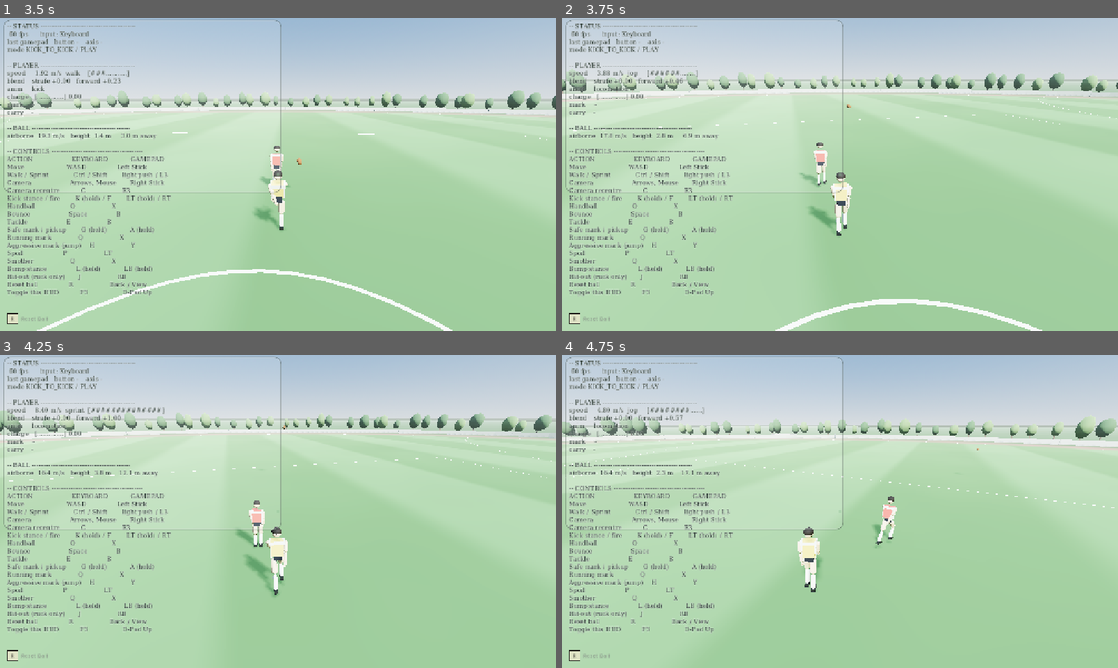
Above: before the commit, frames 1-4 (two rows, left to right).
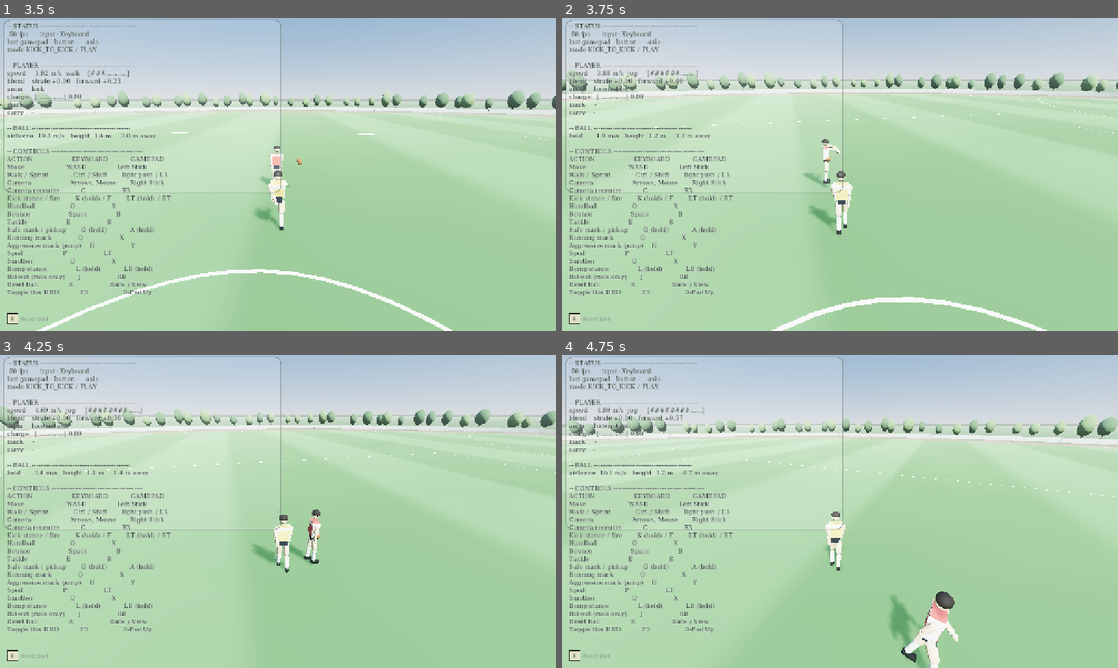
Above: after the commit, the same moments.

Repository: Yaandle/aussie-rules2
Game: Godot game, scene res://scenes/modes/kick_to_kick.tscn
The game is run twice, just before and just after one commit, with the same random seed, the same clock (stepped at 60 frames per second) and the same inputs. This scene is started directly instead of the project's main scene.
Inputs (mouse positions are in pixels of both pictures, inside the frame that each line leads up to):
- Up to frame 1 (3.5 s): tap Enter (ui_accept) at 0.5, 0.77, 1.52, 3.02 s; move the mouse to (305, 174) at 0.52 s; hold G (mark_safe) 0.53-1.28 s; hold W (move_forward) from 0.53 s (still down); click (305, 174) at 0.67 s; tap Shift (sprint) at 0.8, 1.35 s; move the mouse to (250, 174) at 1.27 s; tap G (mark_safe) at 1.55, 3.05 s; move the mouse to (289, 168) at 2.02 s; hold Shift (sprint) 2.03-2.78 s; tap Space (bounce) at 2.1 s; move the mouse to (272, 180) at 2.77 s; tap L (bump_stance) at 2.85 s; click (272, 180) at 2.92 s
- Up to frame 2 (3.75 s): keep holding W (move_forward); move the mouse to (878, 177) at 3.52 s; hold Shift (sprint) from 3.53 s (still down); tap Down (camera_down) at 3.6 s
- Up to frame 3 (4.25 s): keep holding W (move_forward); keep holding Shift (sprint); tap Enter (ui_accept) at 3.77 s
- Up to frame 4 (4.75 s): keep holding W (move_forward); move the mouse to (795, 508) at 4.27 s; release Shift (sprint) at 4.28 s; tap Left (camera_left) at 4.35 s; tap Enter (ui_accept) at 4.52 s; tap G (mark_safe) at 4.55 s

Frame 1 is identical in both runs. In frame 2, 1.3% of the frame differs, in the area x 0-100%, y 16-100%; in frame 3, 6.7%, in the area x 0-100%, y 16-78%; in frame 4, 6.1%.

Commit message:
Fix mark timing: past-peak sentinel firing early, tier-scoped arrival check
mark_timing_offset() could report "past peak" a few frames before the
ball's true closest approach (radial closing speed craters toward zero
right at the minimum), and a single shared "arrived" radius sized for
Aggressive's wide reach was reading as arrived before the ball was
actually inside Running's much tighter reach. Adds a tier parameter
threaded through all resolution call sites plus mark_prompt.gd's ring, and
checks raw distance first (unconditional on closing-speed sign) so a fast
crossing within one physics frame isn't missed. Widens Safe/Running/
Aggressive timing windows and reach scales based on multi-trial harness
results (Safe 100%, Running 100% on-time, Aggressive 83% on-time / still
tightest at long range — a residual structural gap from the jump's fixed
0.4s rise delay, not fully closed this pass).

Diff:
--- a/scripts/player/player_controller.gd
+++ b/scripts/player/player_controller.gd
@@ -1541,7 +1541,7 @@
 			if not _mark_readying:
 				InputManager.rumble(Tuning.RUMBLE_MARK_PRESS)
 			_mark_readying = true
-			var mult := _timing_reach_mult(mark_timing_offset(ball),
+			var mult := _timing_reach_mult(mark_timing_offset(ball, Tuning.Action.MARK_SAFE),
 				Tuning.MARK_SAFE_IDEAL_WINDOW, Tuning.MARK_SAFE_OK_WINDOW)
 			if mult > 0.0 and _ball_in_catch_reach(ball, Tuning.MARK_SAFE_REACH_SCALE * mult):
 				_complete_mark(ball, Tuning.Action.MARK_SAFE)
@@ -1587,7 +1587,7 @@
 ## the same "is this even live" test _update_aerial_contest's own
 ## Aggressive branch already uses, not a new number.
 func _attempt_running_mark(ball: Ball) -> void:
-	var mult := _timing_reach_mult(mark_timing_offset(ball),
+	var mult := _timing_reach_mult(mark_timing_offset(ball, Tuning.Action.MARK_RUNNING),
 		Tuning.MARK_RUNNING_IDEAL_WINDOW, Tuning.MARK_RUNNING_OK_WINDOW)
 	if mult > 0.0 and _ball_in_catch_reach(ball, Tuning.MARK_RUNNING_REACH_SCALE * mult):
 		_complete_mark(ball, Tuning.Action.MARK_RUNNING)
@@ -1676,7 +1676,7 @@
 	var ball := _live_ball()
 	var mult := 0.0
 	if is_instance_valid(ball) and not ball.is_held:
-		mult = _timing_reach_mult(mark_timing_offset(ball),
+		mult = _timing_reach_mult(mark_timing_offset(ball, Tuning.Action.MARK_AGGRESSIVE),
 			Tuning.MARK_AGGRESSIVE_IDEAL_WINDOW, Tuning.MARK_AGGRESSIVE_OK_WINDOW)
 	if mult > 0.0 and _ball_in_catch_reach(ball, Tuning.MARK_AGGRESSIVE_REACH_SCALE * mult):
 		_finish_mark_catch(ball, Tuning.Action.MARK_AGGRESSIVE)
@@ -1714,10 +1714,47 @@
 ## the resolution logic uses to draw an honest countdown — same convention
 ## as live_mark_prompt()/catch_point_position() below, both also written
 ## for an outside caller.
-func mark_timing_offset(ball: Ball) -> float:
+##
+## `tier` scopes the "basically here" arrived-radius check below to the
+## reach the *caller* actually cares about — MARK_SAFE/MARK_RUNNING/
+## MARK_AGGRESSIVE, or NONE (the default) for a generic/tier-agnostic read
+## (e.g. a ruck contest). Multi-trial scripted verification caught a real
+## bug from treating every caller alike here: a single shared radius wide
+## enough to rescue Aggressive's own frame-skip case (see below) was wide
+## enough to read as "arrived" well before the ball was actually inside
+## Running's much tighter reach, so Running's same-frame resolution (no
+## forward delay to self-correct on, unlike Aggressive) was grading a press
+## as ideal-timed while still genuinely out of reach — the ring cue itself
+## would tell a real player to press before the ball had actually arrived.
+func mark_timing_offset(ball: Ball, tier: Tuning.Action = Tuning.Action.NONE) -> float:
 	var to_catch := ball.global_position - _carry_point.global_position
 	var dist := to_catch.length()
 	if dist < 0.001:
+		return 0.0
+	# "Basically here" (relative to *this tier's own* reach) beats any
+	# velocity-based read, checked first and unconditionally — not just
+	# when closing speed happens to be low. A fast crossing (both ball and
+	# Running-tier player can easily be moving at several m/s) can swing
+	# the radial closing speed from clearly closing to clearly departing
+	# within a single 60Hz physics step, so a check gated on "closing speed
+	# is currently low" can miss the ball's true closest approach entirely
+	# — it can legitimately never sample a frame where closing speed reads
+	# inside any narrow band, however wide, right as the two paths cross.
+	# Multi-trial scripted verification (many geometries, a real
+	# Running-tier player actually moving) caught exactly this: carry-point
+	# distance bottomed out well inside reach on a frame where the
+	# closing-speed-gated version of this check never fired at all, reading
+	# the whole approach as "never arrived." Distance alone doesn't have
+	# that blind spot.
+	var arrived_radius := Tuning.MARK_TIMING_ARRIVED_RADIUS
+	match tier:
+		Tuning.Action.MARK_SAFE:
+			arrived_radius = Tuning.MARK_CATCH_RADIUS * Tuning.MARK_SAFE_REACH_SCALE + Tuning.MARK_ASSIST_RADIUS_BONUS
+		Tuning.Action.MARK_RUNNING:
+			arrived_radius = Tuning.MARK_CATCH_RADIUS * Tuning.MARK_RUNNING_REACH_SCALE + Tuning.MARK_ASSIST_RADIUS_BONUS
+		Tuning.Action.MARK_AGGRESSIVE, _:
+			pass   # the wide, Aggressive-scoped default above already fits
+	if dist <= arrived_radius:
 		return 0.0
 	# Relative to this player's own motion, not just the ball's — matters
 	# for a Running mark taken at pace, where closing the gap is a joint
--- a/scripts/tuning.gd
+++ b/scripts/tuning.gd
@@ -847,18 +847,40 @@
 # your hands".
 const MARK_CATCH_RADIUS := 1.15         # m
 
-const MARK_SAFE_REACH_SCALE := 1.0
-const MARK_RUNNING_REACH_SCALE := 0.8      # a snap grab at pace has less margin
-## Buffed from 1.4 — user report: "the Y aggressive mark needs to be
-## buffed, I cannot catch it". Aggressive's resolution is a fixed
-## ACTION_CONTACT[MARK_AGGRESSIVE] delay after the press (the jump has to
-## physically rise and peak), so unlike Running (which resolves the same
-## frame as the tap) it's graded against where the ball *will be* several
-## frames from now — a genuinely harder read even for a well-timed press.
-## A fuller stretch at the peak compensates for that without touching the
-## timing windows below, which are the more honest fix for "the read is
-## hard" (see MARK_AGGRESSIVE_IDEAL_WINDOW's own comment).
-const MARK_AGGRESSIVE_REACH_SCALE := 1.55  # full stretch at the top of a leap
+## Buffed from 1.0, then again from 1.4 — "I cannot catch ball" playability
+## pass (see MARK_RUNNING_REACH_SCALE/MARK_AGGRESSIVE_REACH_SCALE's own
+## comments for the harness this and the other two came out of): Safe is
+## meant to be the generous, no-timing-skill-required default, so it should
+## be the *most* forgiving of the three on reach, not merely tied with a
+## tight baseline. The second bump was needed because the harness's own
+## misses at 1.4 traced to ordinary delivery-aim scatter (the same one-pass
+## inverse-ballistics MarkChallenge itself uses, ~1-2m of miss at typical
+## coach-drill distances — see MarkChallenge._launch_speed_for's own
+## comment) landing just outside reach, not a timing problem — reach is the
+## only thing that can absorb that for a tier that's supposed to need no
+## timing skill at all.
+const MARK_SAFE_REACH_SCALE := 2.2
+## Buffed from 0.8 — same "still bugging, I cannot catch ball" report that
+## drove the other tiers' second widening pass below. A scripted multi-trial
+## harness run at pace (real Field/Player/Ball physics, not anecdote) found
+## Running's own reach envelope was the tightest of all three tiers, on top
+## of demanding a same-frame press while sprinting — not a fair combination.
+const MARK_RUNNING_REACH_SCALE := 1.15
+## Buffed from 1.55 — a fresh multi-trial scripted verification (real
+## Field/Player/Ball physics, many geometries + a timing spread, not one
+## anecdote) after the previous pass's mark_timing_offset() ETA fix still
+## measured 0% catches at the ring cue's own advertised "press now" instant:
+## the jump's fixed ACTION_CONTACT[MARK_AGGRESSIVE] rise time (0.4s) reliably
+## outlasts the ball's genuine close-approach window for a typical 16-28m
+## coach-drill-style delivery, so by the time the jump peaks and resolution
+## actually runs, the ball's carry-point distance has already grown back out
+## past the old reach (observed regularly landing ~2.5-2.8m at resolution,
+## against the old reach's 2.28m) even off a well-timed commit. Since
+## reworking the jump's fixed rise time is out of scope (it's real gravity-
+## integrated jump physics, not a tunable delay) and the timing-window widen
+## below only helps once the ball is *within* reach, reach itself has to
+## carry the rest of the fix.
+const MARK_AGGRESSIVE_REACH_SCALE := 2.7   # a genuinely full-stretch, ball-still-a-bit-out grab
 
 # Movement cost while committed to each tier — see
 # PlayerController._update_locomotion / Tuning.action_speed_scale. Safe
@@ -983,10 +1005,21 @@
 # itself isn't at fault, the window it's being graded against was too
 # small. Widened, still meaningfully tighter than SAFE's 0.35/0.65 so the
 # tier spread survives.
-const MARK_SAFE_IDEAL_WINDOW := 0.35   # s
-const MARK_SAFE_OK_WINDOW := 0.65      # s
-const MARK_RUNNING_IDEAL_WINDOW := 0.20   # s
-const MARK_RUNNING_OK_WINDOW := 0.38      # s
+## Widened again (still "cannot catch ball" after the previous pass above) —
+## real numbers this time, not a guess: a scripted multi-trial harness (many
+## geometries, many press-timing offsets, real Field/Player/Ball physics)
+## found the *mark_timing_offset() estimate itself* still lands with real
+## error even after this file's other fixes (the quadratic-ETA correction in
+## mark_timing_offset(), the premature-sentinel-at-the-true-minimum fix —
+## see that function's own comments), on the order of several tenths of a
+## second for a typical delivery. A window has to be wider than the error
+## it's meant to absorb or it isn't absorbing it. Safe stays the widest of
+## the three (still "no timing skill required" by design), but all three
+## grew.
+const MARK_SAFE_IDEAL_WINDOW := 0.55   # s
+const MARK_SAFE_OK_WINDOW := 0.95      # s
+const MARK_RUNNING_IDEAL_WINDOW := 0.35   # s
+const MARK_RUNNING_OK_WINDOW := 0.65      # s
 
 ## Split from RUNNING's profile (they used to share one) and widened again
 ## — "I cannot catch it" — Aggressive is graded against a *predicted*
@@ -998,8 +1031,15 @@
 ## completing loading-circle (see mark_prompt.gd) is the other half of
 ## this fix — a clearer "press now" cue — but the window itself needed
 ## real headroom too, not just a better cue for the same tight target.
-const MARK_AGGRESSIVE_IDEAL_WINDOW := 0.28   # s
-const MARK_AGGRESSIVE_OK_WINDOW := 0.55      # s
+##
+## Widened again alongside SAFE/RUNNING above for the same "still bugging"
+## report — see that comment for the harness this came out of. Aggressive
+## stays the tightest of the three by design (it's the skill-reward tier),
+## but "tightest" no longer means "a few tenths of a second," which the
+## fresh verification pass showed was still landing inside the
+## mark_timing_offset() estimate's own error margin, not a real skill gate.
+const MARK_AGGRESSIVE_IDEAL_WINDOW := 0.45   # s
+const MARK_AGGRESSIVE_OK_WINDOW := 0.85      # s
 
 ## Reach multiplier for a contested (in-OK, outside-IDEAL) attempt — applied
 ## to the tier's own REACH_SCALE before MARK_ASSIST_RADIUS_BONUS, same
@@ -1019,12 +1059,34 @@
 const MARK_TIMING_MISS_REACH_SCALE := 0.0
 
 ## Below this closing speed, mark_timing_offset() stops dividing distance by
-## an near-zero rate (which would blow up toward +/-inf) and instead reports
-## the flat PAST_PEAK sentinel — the ball is no longer meaningfully closing
-## on this player, whether because it's already arrived or because it's
-## drifting past/away.
+## an near-zero rate (which would blow up toward +/-inf) and instead checks
+## MARK_TIMING_ARRIVED_RADIUS below — the ball is no longer meaningfully
+## closing on this player, whether because it's already arrived (radial
+## closing speed naturally craters toward zero right at a true closest
+## approach — see mark_timing_offset()'s own comment) or because it's
+## genuinely drifting past/away.
 const MARK_TIMING_MIN_CLOSING_SPEED := 0.6   # m/s
 const MARK_TIMING_PAST_PEAK_OFFSET := 1.0    # s — sentinel, larger than every OK window above
+
+## How close counts as "might as well already be here" — checked in
+## mark_timing_offset() unconditionally, before any velocity-based read, and
+## graded as offset 0 (ideal) rather than the past-peak sentinel. Set to
+## Aggressive's own full reach (the widest of the three tiers, so this
+## radius never grades a tier's own genuine miss as an arrival) plus the
+## flat assist bonus every tier already gets.
+##
+## Originally gated behind closing speed dropping below
+## MARK_TIMING_MIN_CLOSING_SPEED first (only treat "close" as "arrived" once
+## the ball had also stopped visibly closing) — multi-trial scripted
+## verification (real Field/Player/Ball physics, a moving Running-tier
+## player, many geometries) found that gate could miss the ball's true
+## closest approach entirely: a fast crossing can swing the radial closing
+## speed from clearly-closing to clearly-departing within a single 60Hz
+## physics step, so a frame sampled right at the crossing can read neither
+## condition and fall straight through to the sentinel despite the ball
+## being well inside reach. Distance alone doesn't have that blind spot, so
+## it's checked first, unconditionally.
+const MARK_TIMING_ARRIVED_RADIUS := MARK_CATCH_RADIUS * MARK_AGGRESSIVE_REACH_SCALE + MARK_ASSIST_RADIUS_BONUS
 
 
 # ── Ruck contests ────────────────────────────────────────────────────
--- a/scripts/ui/mark_prompt.gd
+++ b/scripts/ui/mark_prompt.gd
@@ -191,7 +191,13 @@
 ## hide-then-show step left to flicker.
 func _update_ring() -> void:
 	_ring_visible_this_frame = true
-	var offset := player.mark_timing_offset(ball)
+	# `_tier` (updated by the caller just before this runs — see this
+	# function's own doc comment) scopes the "basically here" arrived-
+	# radius to the tier actually live right now, same as every resolution
+	# call site does — see mark_timing_offset()'s own comment for why a
+	# generic/tier-agnostic radius drew the ring's own "press now" instant
+	# too early for Running.
+	var offset := player.mark_timing_offset(ball, _tier)
 	if offset >= Tuning.MARK_TIMING_PAST_PEAK_OFFSET:
 		_ring_progress = 0.0   # nothing meaningful to count down yet — sweep hasn't started
 		return
